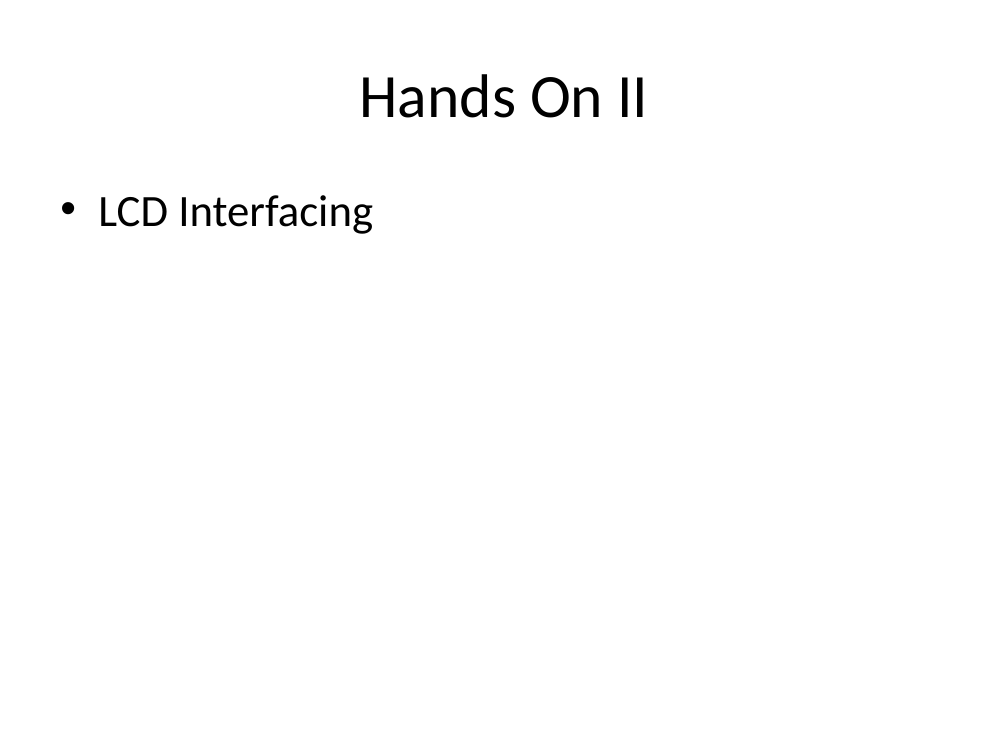
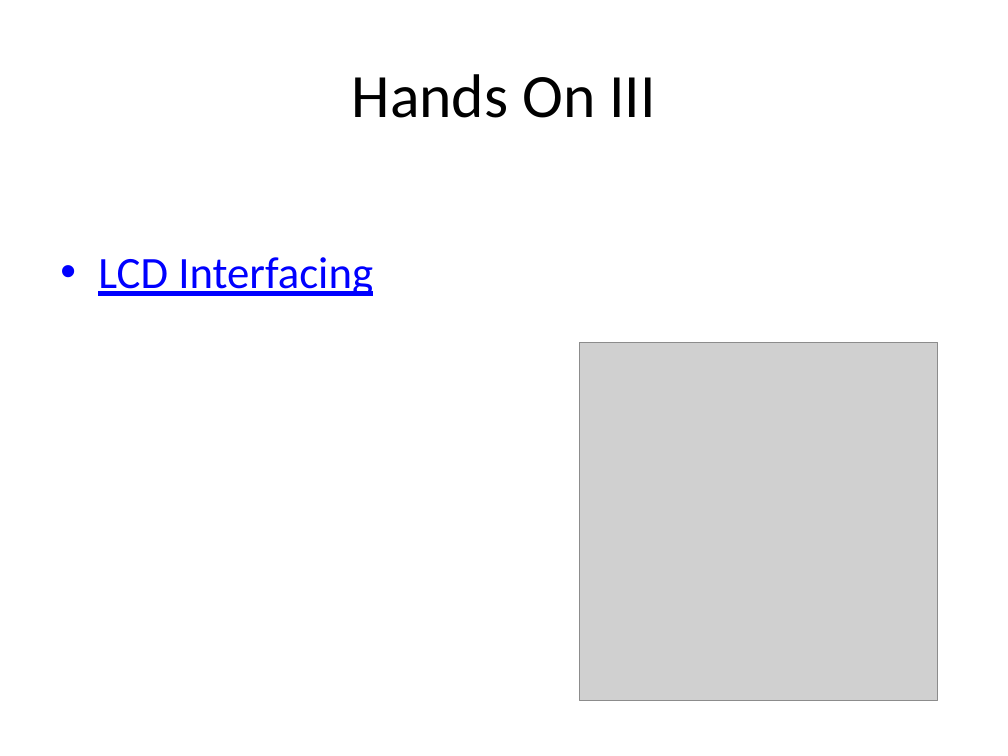
Before and after one commit to doothings/Arduino-101, a slide deck: slide 14 of Presentation.pptx (slide 13 before the commit). Drawn at 1008x756 pixels with LibreOffice and Linux fonts; fonts in the diff are those of the drawing; grey boxes stand for pictures. Boxes give left, top, right and bottom in pixels: in the first picture for what was removed or moved away, otherwise in the second. Text is boxed around its words. In the diff, an @@ line names an element or a change of style, - is before the commit and + after.

```diff
--- a/Presentation.pptx
+++ b/Presentation.pptx
@@ title at (352, 74, 655, 118): text changed @@
-Hands On II
+Hands On III
@@ text "LCD Interfacing" at (98, 257, 373, 296): text colour #000000 to #0000FF, underline on @@
@@ picture added at (580, 343, 938, 702) @@
```
Also in this commit, not shown: 5 other slides changed, 2 slides added, 1 slide removed, 1 other file.
